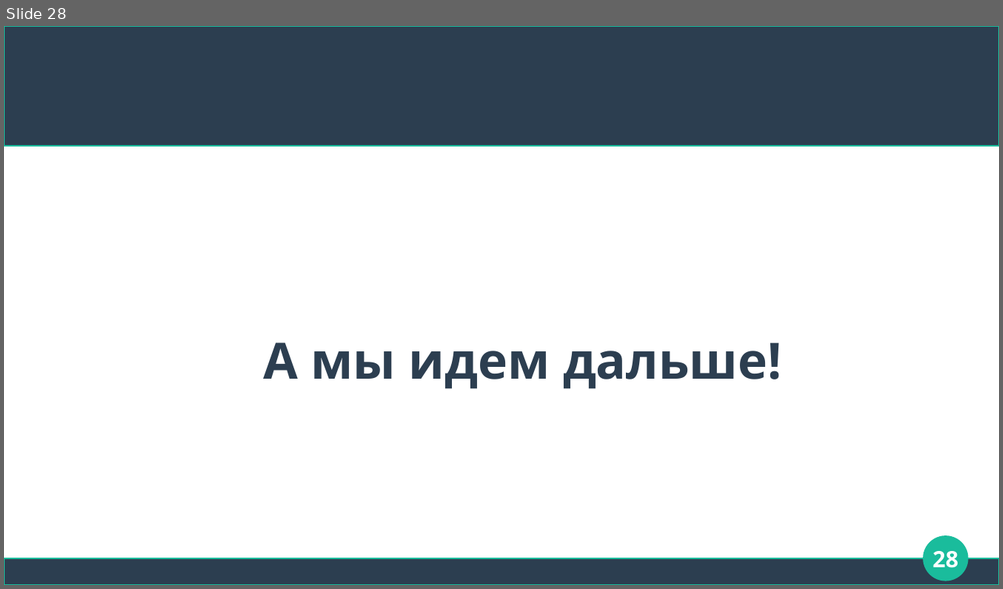
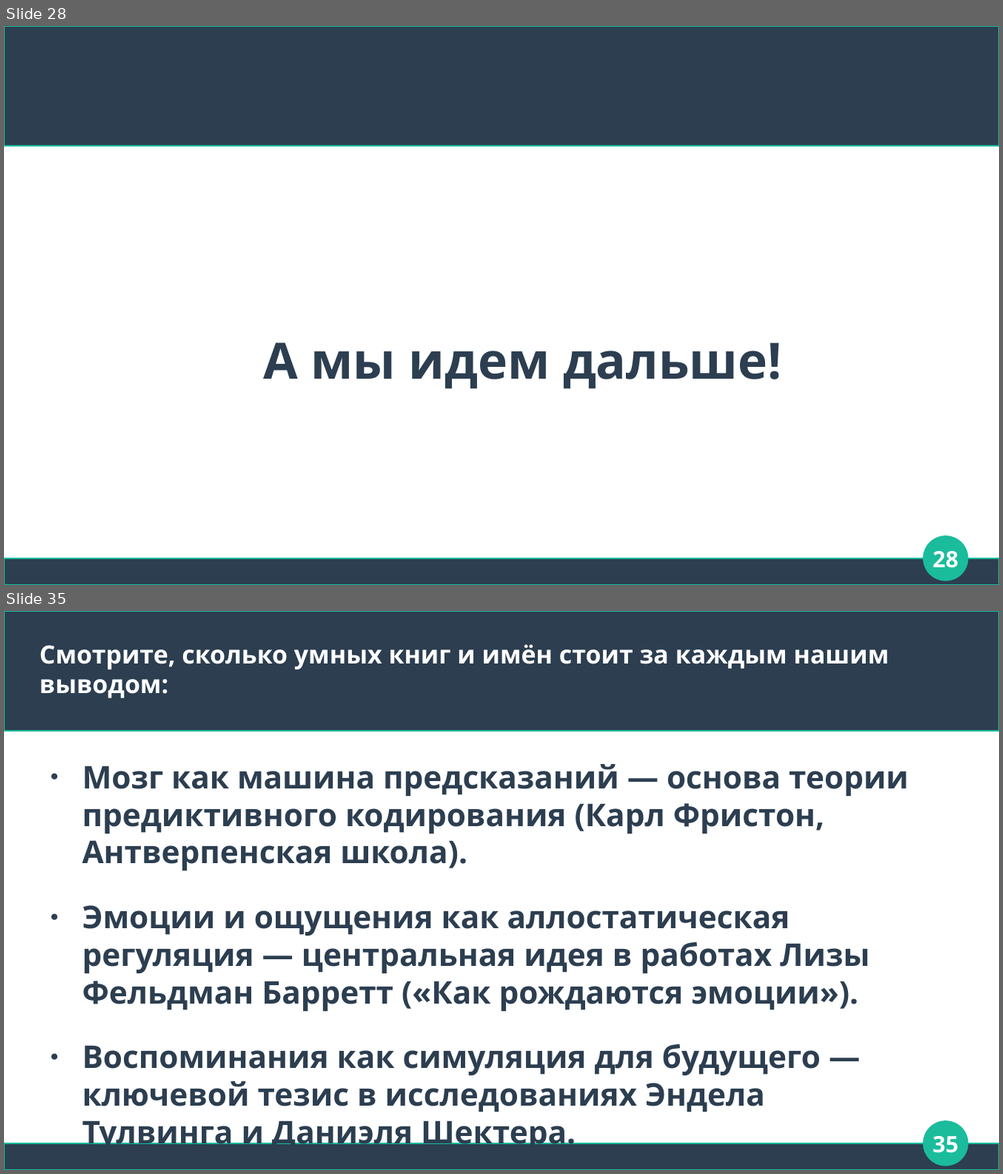
Before and after one commit to Chularev/articles, a slide deck: Psychology/4. аллостаз.odp. Shown one above the other, each under a label of ours: slide 28 before the commit, slides 28 and 35 after it; the slides between them are not shown. The pictures are 1003x589 and 1003x1174 pixels, drawn with LibreOffice and Linux fonts; fonts in the diff are those of the drawing. Boxes give left, top, right and bottom in pixels: in the first picture for what was removed or moved away, otherwise in the second. Text is boxed around its words. In the diff, an @@ line names an element or a change of style, - is before the commit and + after.

```diff
--- a/Psychology/4. аллостаз.odp
+++ b/Psychology/4. аллостаз.odp
@@ slide 35 added at (4, 611, 999, 1170), background #FFFFFF; not listed: 3 template elements that a slide beside it also shows @@
@@ title added at (40, 644, 889, 698), 20 pt, text #FFFFFF, bold @@
+Смотрите, сколько умных книг и имён стоит за каждым нашим выводом:
@@ text added at (82, 764, 908, 1153), 25 pt, text #2C3E50, bold @@
+● Мозг как машина предсказаний — основа теории предиктивного кодирования (Карл Фристон, Антверпенская школа).
+● Эмоции и ощущения как аллостатическая регуляция — центральная идея в работах Лизы Фельдман Барретт («Как рождаются эмоции»).
+● Воспоминания как симуляция для будущего — ключевой тезис в исследованиях Эндела Тулвинга и Даниэля Шектера.
@@ page number added at (932, 1136, 958, 1153), 18 pt, text #FFFFFF, bold @@
+35
```
Also in this commit, not shown: 6 other slides added.
